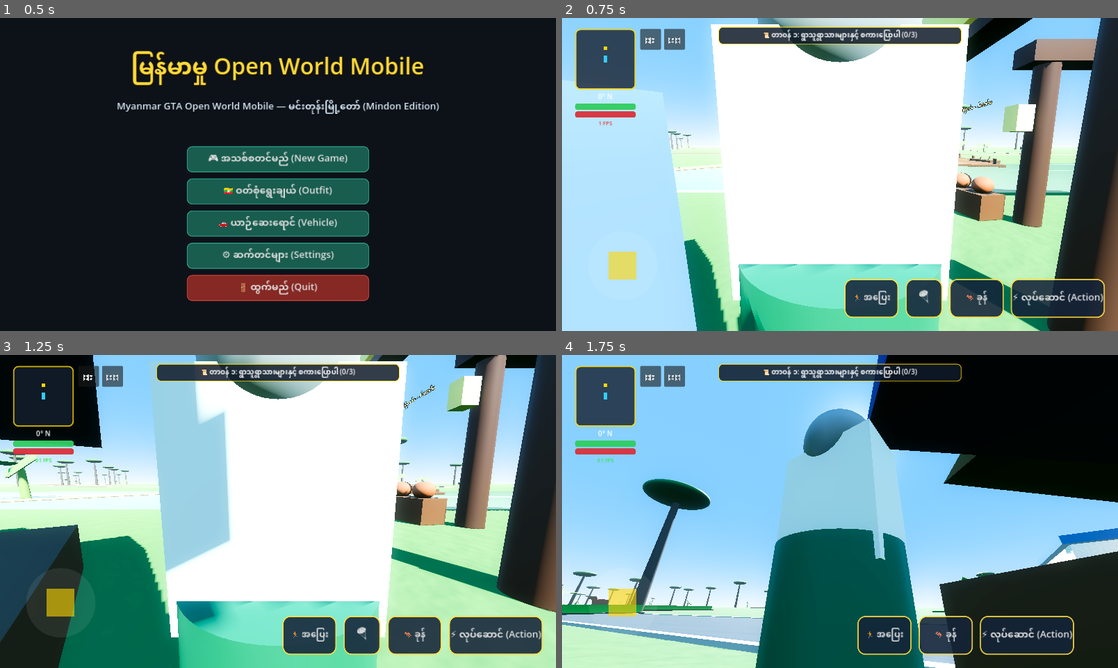
Above: before the commit, frames 1-4 (two rows, left to right).
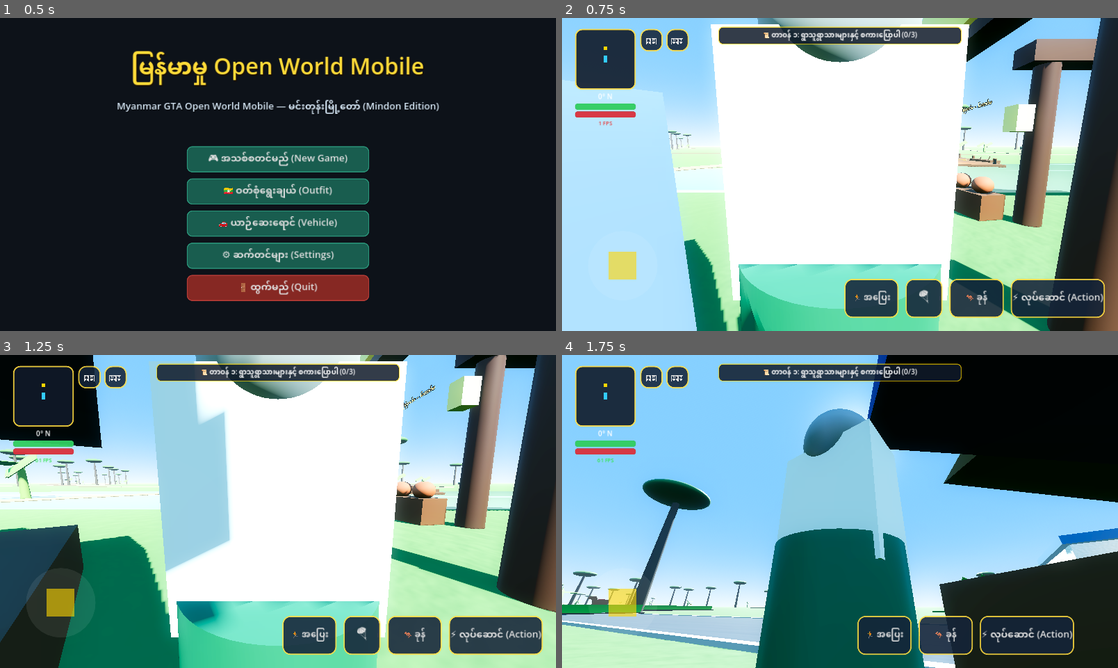
Above: after the commit, the same moments.

Repository: sudohlaingwin/gta-open-world
Game: Godot game, scene res://scenes/main_menu.tscn
The game is run twice, just before and just after one commit, with the same random seed, the same clock (stepped at 60 frames per second) and the same inputs.
Inputs (mouse positions are in pixels of both pictures, inside the frame that each line leads up to):
- Up to frame 1 (0.5 s): no input
- Up to frame 2 (0.75 s): click "🎮 အသစ်စတင်မည် (New Game)" at 0.5 s
- Up to frame 3 (1.25 s): no input
- Up to frame 4 (1.75 s): drag from (628, 611) to (895, 442) at 1.27 s

Frame 1 is identical in both runs. In frame 2, 2.6% of the frame differs, in the area x 2-23%, y 3-23%; in frame 3, 0.8%; in frame 4, 2.6%.

Commit message:
Slice 203: Tactical minimap radar & navigational HUD quick-actions styling overhaul

Diff:
--- a/scenes/mobile_touch_hud.tscn
+++ b/scenes/mobile_touch_hud.tscn
@@ -6,16 +6,16 @@
 [ext_resource type="PackedScene" path="res://scenes/settings_panel.tscn" id="4_settings"]
 
 [sub_resource type="StyleBoxFlat" id="StyleBoxFlat_minimap"]
-bg_color = Color(0.08, 0.12, 0.18, 0.8)
+bg_color = Color(0.06, 0.10, 0.16, 0.90)
 border_width_left = 3
 border_width_top = 3
 border_width_right = 3
 border_width_bottom = 3
-border_color = Color(1, 0.84, 0, 0.8)
-corner_radius_top_left = 12
-corner_radius_top_right = 12
-corner_radius_bottom_right = 12
-corner_radius_bottom_left = 12
+border_color = Color(1.0, 0.86, 0.25, 0.9)
+corner_radius_top_left = 16
+corner_radius_top_right = 16
+corner_radius_bottom_right = 16
+corner_radius_bottom_left = 16
 
 [sub_resource type="StyleBoxFlat" id="StyleBoxFlat_stamina_bg"]
 bg_color = Color(0.1, 0.1, 0.1, 0.6)
@@ -130,24 +130,26 @@
 
 [node name="MapBtn" type="Button" parent="TopLeftHUD"]
 process_mode = 3
-custom_minimum_size = Vector2(48, 48)
+custom_minimum_size = Vector2(52, 52)
 layout_mode = 2
-offset_left = 205.0
+offset_left = 210.0
 offset_top = 0.0
-offset_right = 253.0
-offset_bottom = 48.0
-theme_override_font_sizes/font_size = 20
+offset_right = 262.0
+offset_bottom = 52.0
+theme_override_font_sizes/font_size = 22
+theme_override_styles/normal = SubResource("StyleBoxFlat_btn")
 text = "🗺️"
 
 [node name="PauseBtn" type="Button" parent="TopLeftHUD"]
 process_mode = 3
-custom_minimum_size = Vector2(48, 48)
+custom_minimum_size = Vector2(52, 52)
 layout_mode = 2
 offset_left = 150.0
 offset_top = 0.0
-offset_right = 198.0
-offset_bottom = 48.0
-theme_override_font_sizes/font_size = 20
+offset_right = 202.0
+offset_bottom = 52.0
+theme_override_font_sizes/font_size = 22
+theme_override_styles/normal = SubResource("StyleBoxFlat_btn")
 text = "⏸️"
 
 [node name="MiniMap" type="Panel" parent="TopLeftHUD"]
Not shown, changed: COLLAB.md
